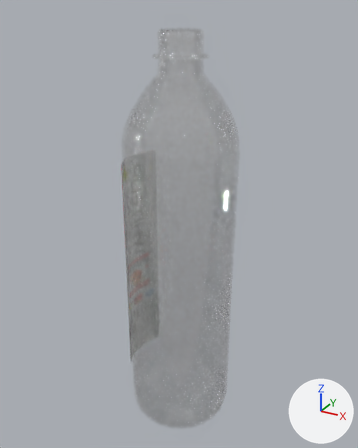
Renders of the glTF model public/models/bottle 3.glb from each side of a commit.
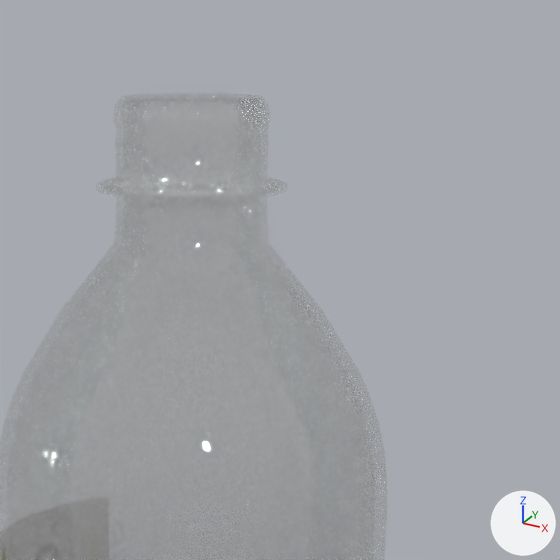
There are two pictures of each version: one whole from a 50 mm lens placed at (14.62, -27.09, 30.47), pointed at (-1.05, 1.39, 16.22), one close up on the part from 34% to 81% of the width and 0% to 38% of the height. The lights are fixed; the arrows at lower right show +X, +Y and +Z. Where no turn or scale is listed for an object, it has been applied to the vertices.

Names of what the first close-up shows: 'Glass beer bottle.001'.
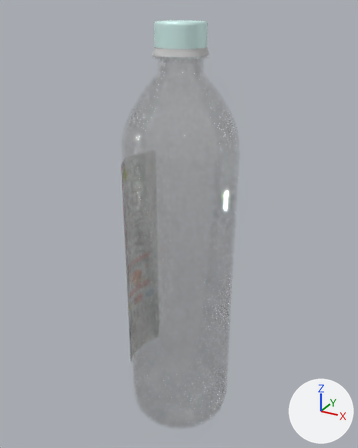
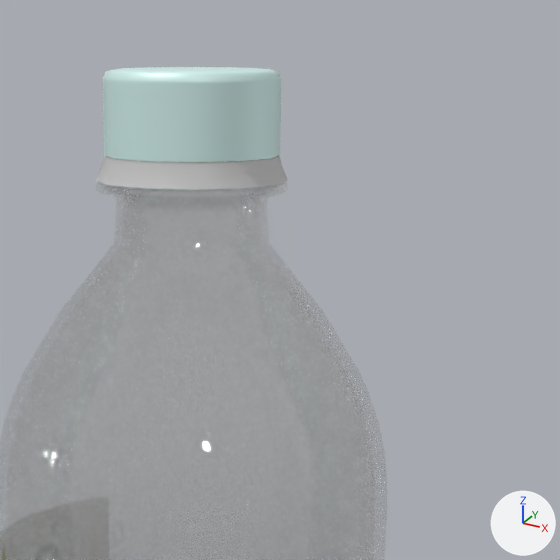
Boxes (x1, y1, x2, y2) around the edits, measured in the close-ups (560 x 560 px):
'Cylinder.004', added
    after: (103, 67, 282, 162)
'Cylinder.005', added
    after: (96, 156, 288, 190)

Patch to the scene script:
```diff
--- a/public/models/bottle 3.glb.py
+++ b/public/models/bottle 3.glb.py
@@ mat_material_012 @@
+mat_material_012 = principled_material('Material.012')
+mat_material_012.base_color = (0.601, 0.601, 0.601)  # light grey #cccccc
+mat_material_012.roughness = 0.438
@@ mat_white_plastic_002 @@
+mat_white_plastic_002 = principled_material('White Plastic.002')
+mat_white_plastic_002.base_color = (0.743, 1.0, 0.968)  # white #e0fffb
+mat_white_plastic_002.metallic = 0.189
+mat_white_plastic_002.roughness = 0.474
+mat_white_plastic_002.coat_weight = 0.0627
+mat_white_plastic_002.coat_roughness = 0.172
@@ me_cylinder_009 @@
+me_cylinder_009.from_pydata(...)  # 60 vertices, 96 faces; spans x -1.77..1.77, y -1.77..1.77, z -0.87..-0.44
+me_cylinder_009.materials.append(mat_material_012)  # light grey #cccccc
@@ me_cylinder_008 @@
+me_cylinder_008.from_pydata(...)  # 4072 vertices, 7130 faces; spans x -1.61..1.61, y -1.61..1.61, z -0.44..1.02
+me_cylinder_008.materials.append(mat_white_plastic_002)  # white #e0fffb
@@ ob_cylinder_005 @@
+ob_cylinder_005 = bpy.data.objects.new('Cylinder.005', me_cylinder_009)
+ob_cylinder_005.location = (-0.72, 1.03, 28.62)
@@ ob_cylinder_004 @@
+ob_cylinder_004 = bpy.data.objects.new('Cylinder.004', me_cylinder_008)
+ob_cylinder_004.location = (-0.72, 1.03, 28.63)
```
